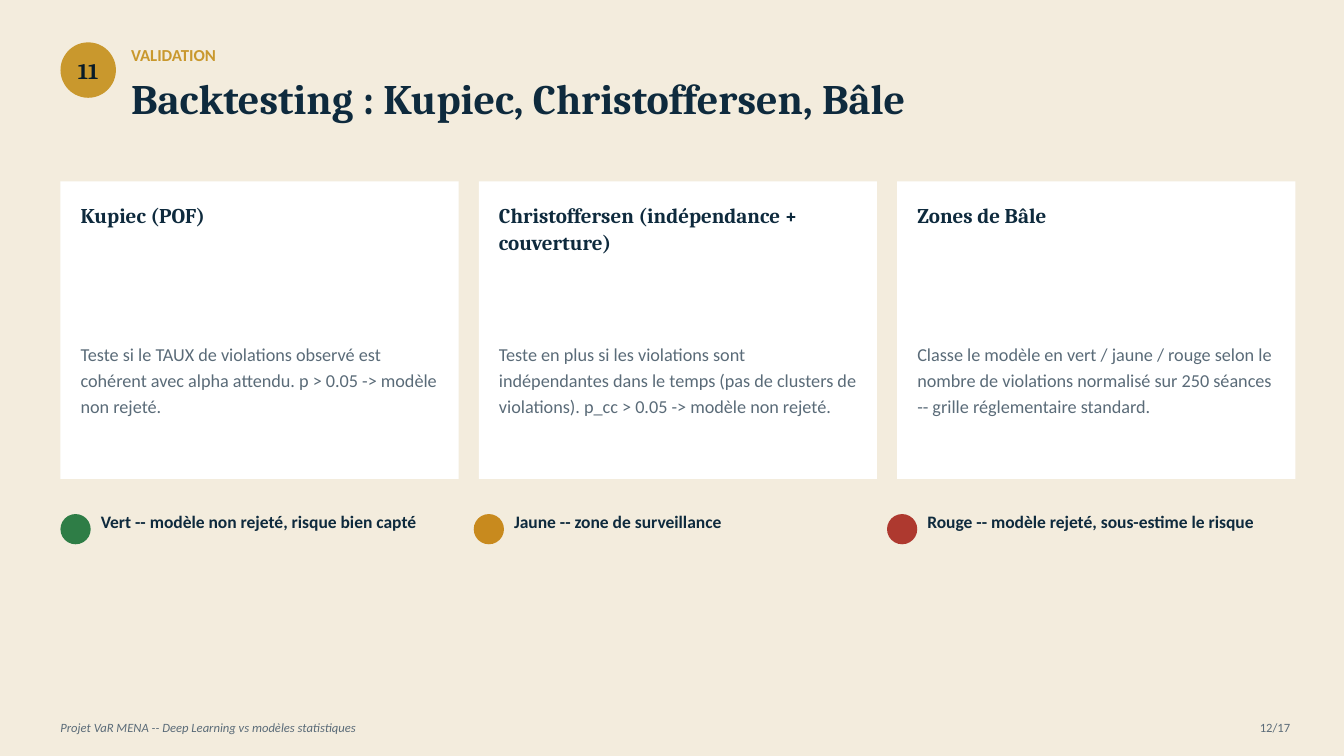
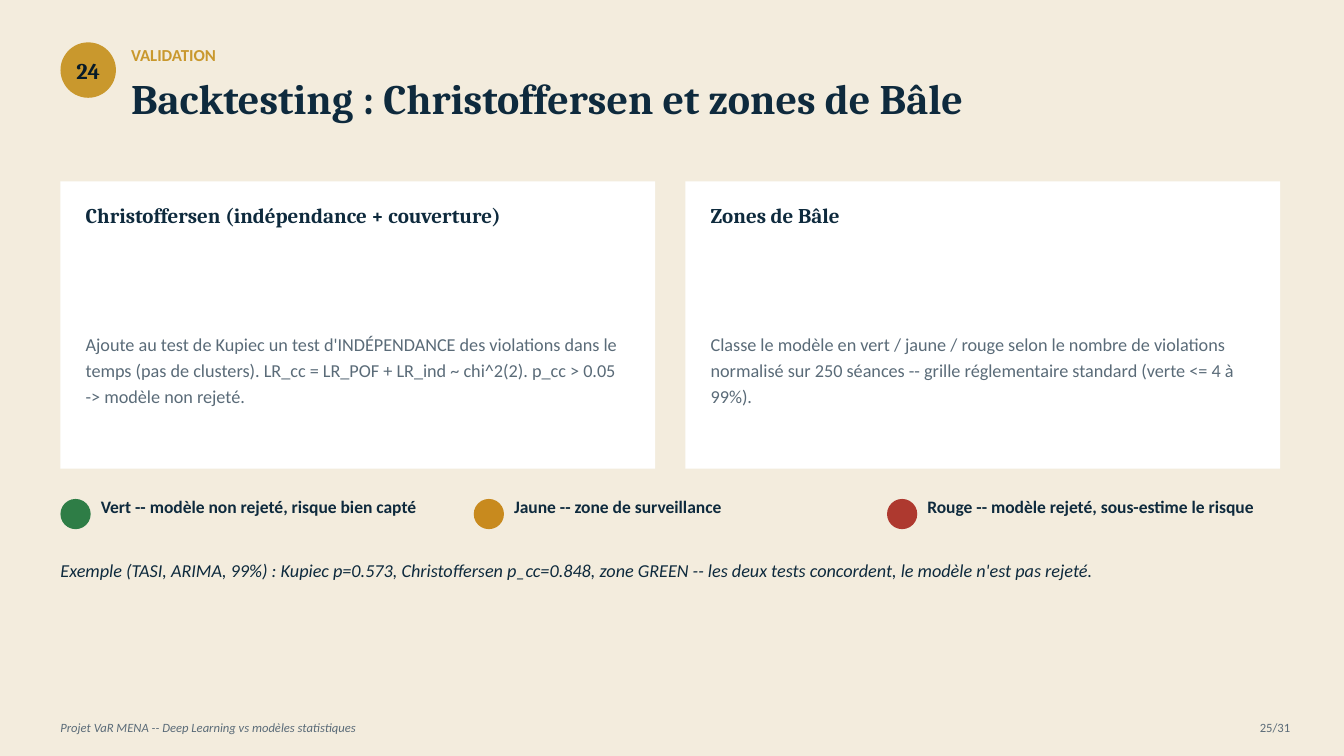
Before and after one commit to AhmedBenArfa/Projet-MENA-Series-temporelles, a slide deck: slide 25 of presentation/VaR_MENA.pptx (slide 12 before the commit). Drawn at 1344x756 pixels with LibreOffice and Linux fonts; fonts in the diff are those of the drawing. Boxes give left, top, right and bottom in pixels: in the first picture for what was removed or moved away, otherwise in the second. Text is boxed around its words. In the diff, an @@ line names an element or a change of style, - is before the commit and + after.

Commit message:
Presentation detaillee : explications series temporelles + email corrige
Passage de 17 a 31 slides pour expliquer en detail chaque notion de
series temporelles utilisee dans le pipeline (decomposition, stationnarite,
ADF/KPSS, ACF/PACF, operateur retard, ARIMA/SARIMA, ARCH/GARCH, ML/DL,
VaR BHS, backtesting Kupiec/Christoffersen/Bale). Ajout de 3 figures
(ACF/PACF, decomposition illustrative, volatilite conditionnelle GARCH).
Correction de l'adresse email de contact.

```diff
--- a/presentation/VaR_MENA.pptx
+++ b/presentation/VaR_MENA.pptx
@@ text in ellipse at <box>76,64,100,79</box>: text changed @@
-11
+24
@@ text at <box>131,84,963,124</box>: text changed @@
-Backtesting : Kupiec, Christoffersen, Bâle
+Backtesting : Christoffersen et zones de Bâle
@@ rectangle: place and size @@
-rectangle at <box>60,181,459,479</box>
+rectangle at <box>60,181,655,469</box>
@@ text removed at <box>81,208,205,228</box> @@
-Kupiec (POF)
@@ text "Christoffersen (indépendance + couverture)" rewrapped from <box>499,208,781,254</box> to <box>86,208,500,228</box> @@
@@ rectangle removed at <box>479,181,877,479</box> @@
@@ rectangle: place and size @@
-rectangle at <box>897,181,1296,479</box>
+rectangle at <box>686,181,1280,469</box>
@@ text "Zones de Bâle": place and size @@
-text "Zones de Bâle" at <box>917,208,1047,223</box>
+text "Zones de Bâle" at <box>711,208,840,223</box>
@@ text removed at <box>81,348,437,416</box> @@
-Teste si le TAUX de violations observé est cohérent avec alpha attendu. p > 0.05 -> modèle non rejeté.
@@ text added at <box>86,336,617,406</box>, 13 pt, text #5A6B78 @@
+Ajoute au test de Kupiec un test d'INDÉPENDANCE des violations dans le temps (pas de clusters). LR_cc = LR_POF + LR_ind ~ chi^2(2). p_cc > 0.05 -> modèle non rejeté.
@@ text removed at <box>499,348,856,416</box> @@
-Teste en plus si les violations sont indépendantes dans le temps (pas de clusters de violations). p_cc > 0.05 -> modèle non rejeté.
@@ text at <box>711,338,1234,406</box>: text changed @@
-Classe le modèle en vert / jaune / rouge selon le nombre de violations normalisé sur 250 séances -- grille réglementaire standard.
+Classe le modèle en vert / jaune / rouge selon le nombre de violations normalisé sur 250 séances -- grille réglementaire standard (verte <= 4 à 99%).
@@ 3 texts, 3 ellipses: place and size @@
-3 texts, 3 ellipses at <box>60,514,1254,544</box>
+3 texts, 3 ellipses at <box>60,499,1254,529</box>
@@ text added at <box>60,564,1092,580</box>, 13 pt, text #0E2A3D, italic @@
+Exemple (TASI, ARIMA, 99%) : Kupiec p=0.573, Christoffersen p_cc=0.848, zone GREEN -- les deux tests concordent, le modèle n'est pas rejeté.
@@ text at <box>1260,723,1290,732</box>: text changed @@
-12/17
+25/31
```
Also in this commit, not shown: 16 other slides changed, 14 slides added, 4 other files.
